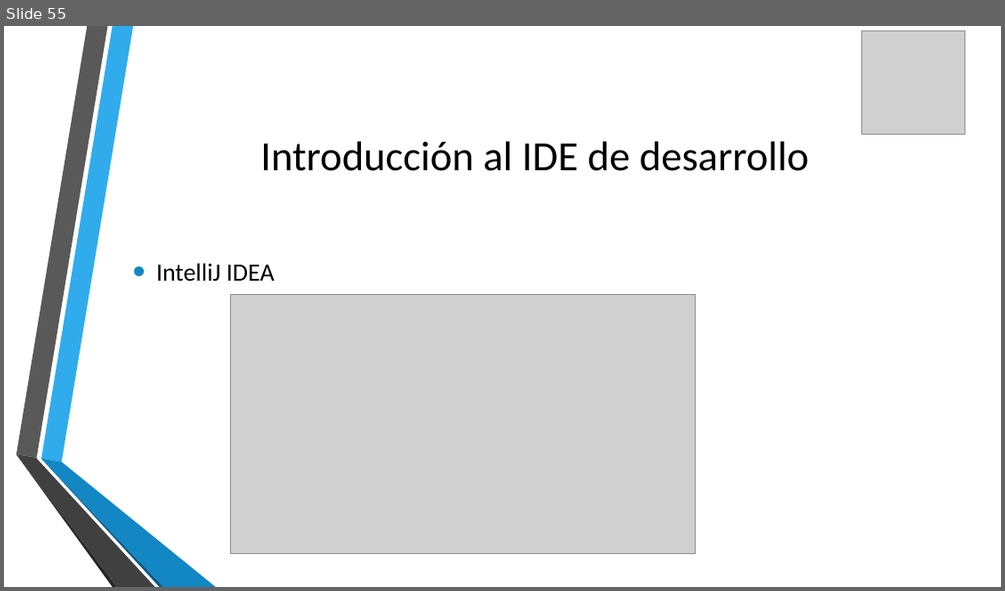
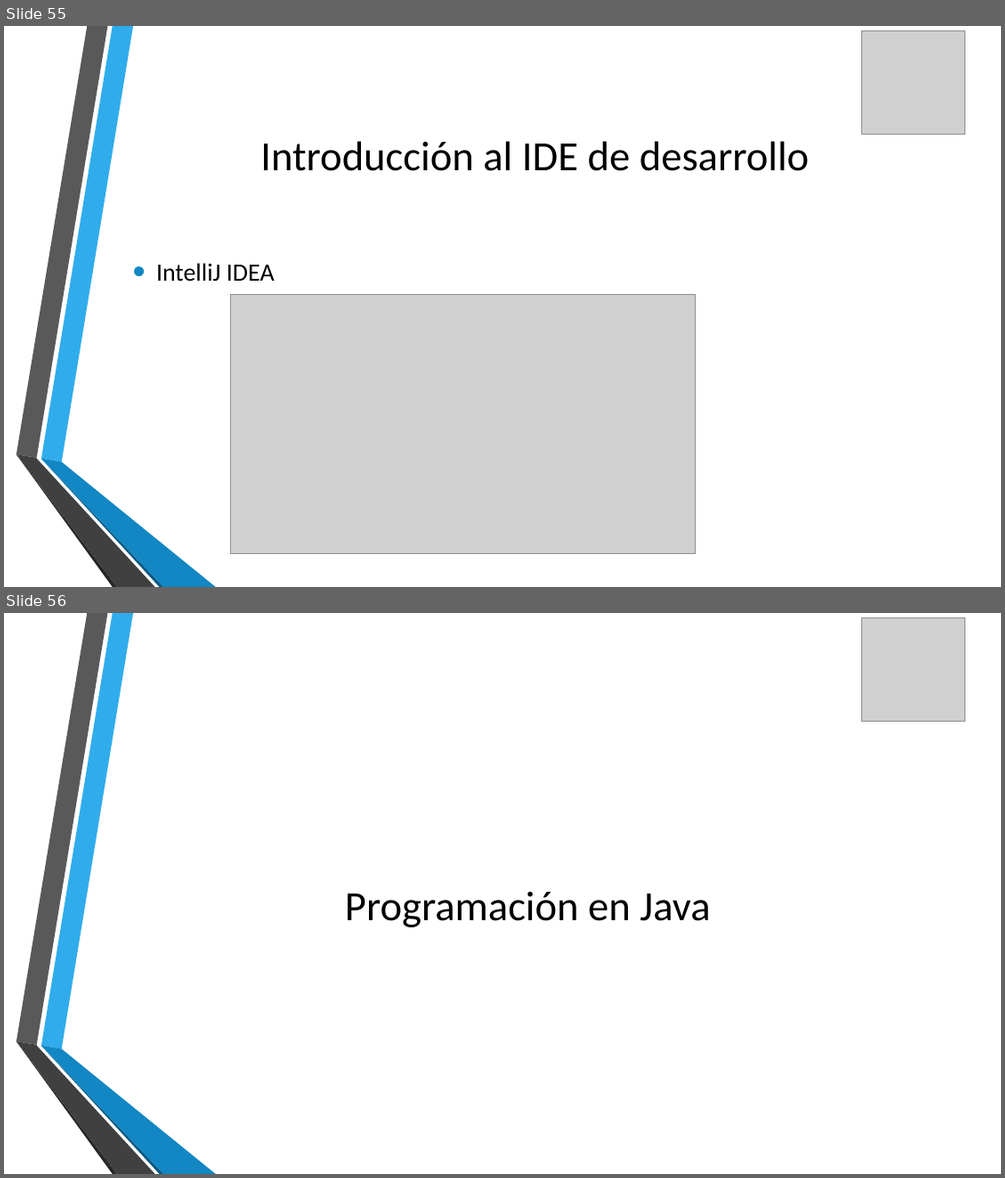
Before and after one commit to udevit/documents, a slide deck: Java_8_desde_cero.pptx. Shown one above the other, each under a label of ours: slide 55 before the commit, slides 55 and 56 after it. The pictures are 1005x591 and 1005x1178 pixels, drawn with LibreOffice and Linux fonts; fonts in the diff are those of the drawing; grey boxes stand for pictures; background and template pictures are left out. Boxes give left, top, right and bottom in pixels: in the first picture for what was removed or moved away, otherwise in the second. Text is boxed around its words. In the diff, an @@ line names an element or a change of style, - is before the commit and + after.

```diff
--- a/Java_8_desde_cero.pptx
+++ b/Java_8_desde_cero.pptx
@@ slide 56 added at [4,613,1001,1174], background picture (left out); not listed: 6 template elements that a slide beside it also shows @@
@@ picture added at [862,617,965,721] @@
@@ title added at [345,892,710,927], 40 pt, text #000000 @@
+Programación en Java
```
Also in this commit, not shown: 1 slide changed, 24 other slides added.
